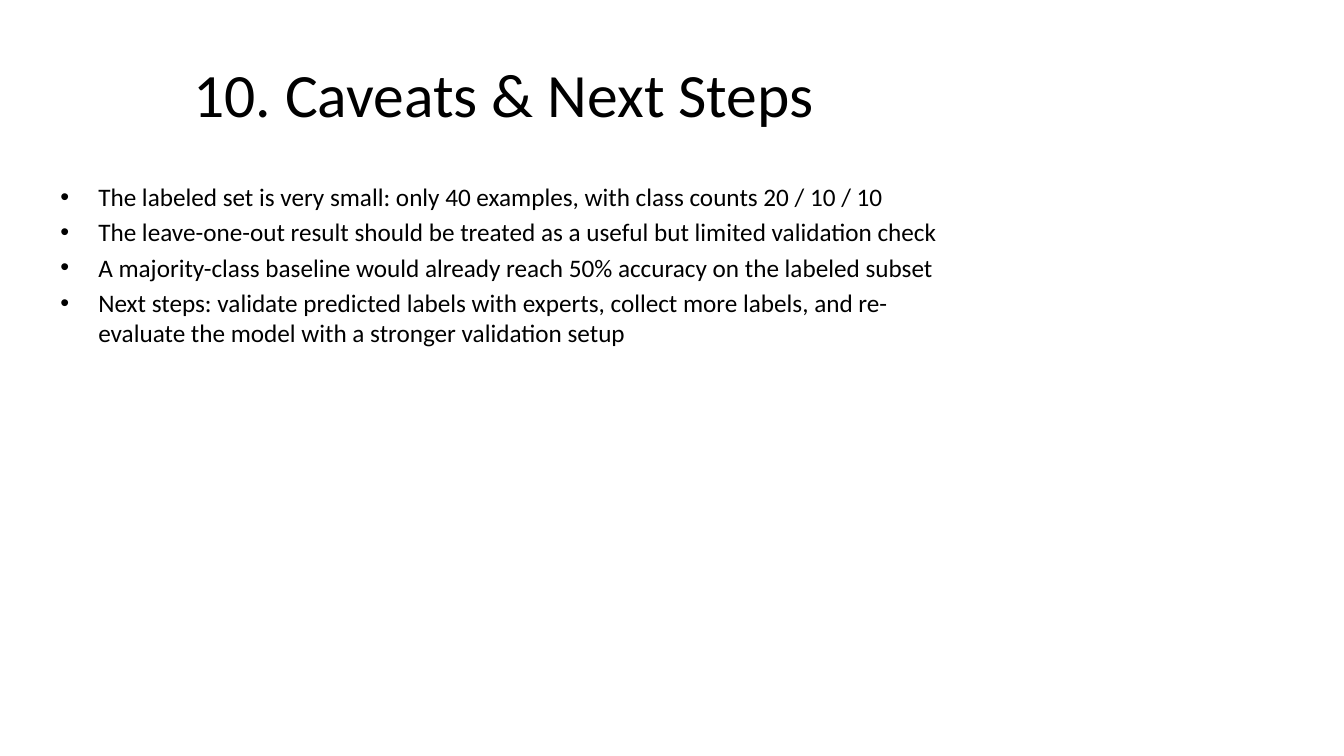
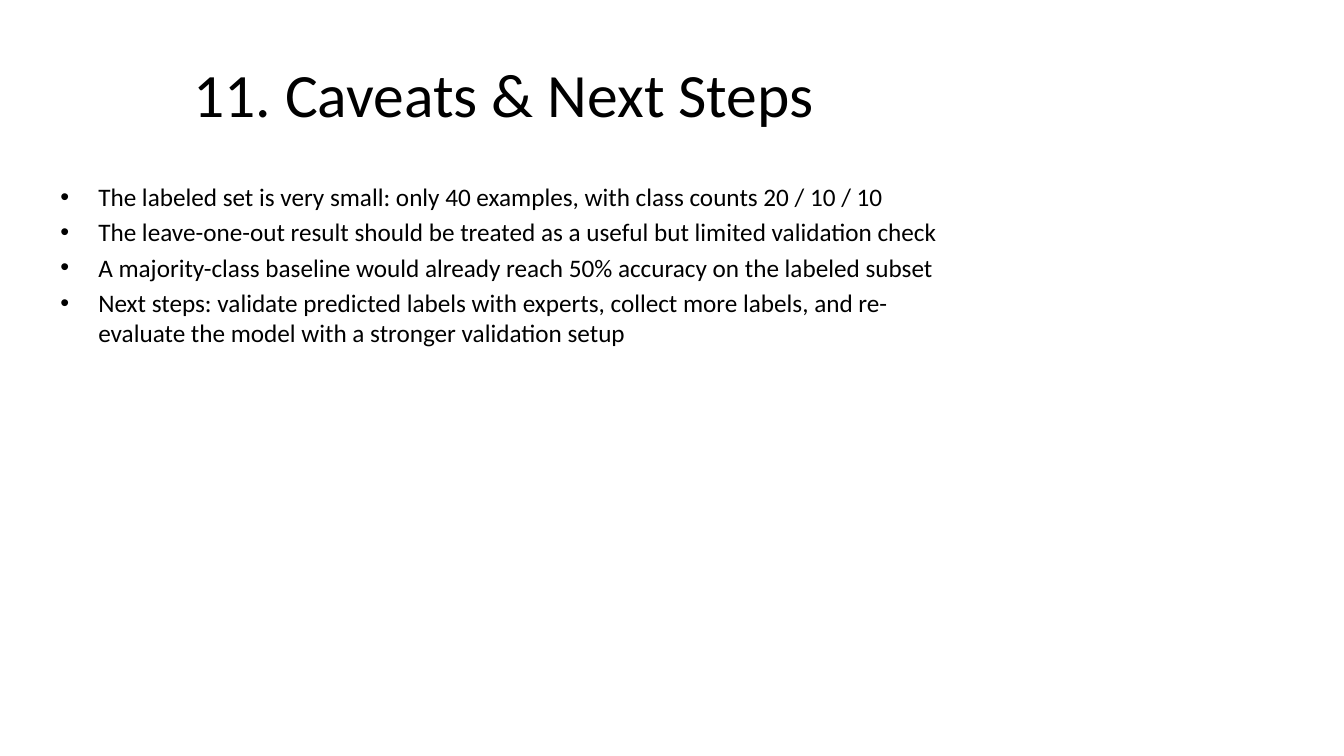
Before and after one commit to hadareal/sensor-failure-clustering, a slide deck: slide 12 of presentation/ML6_machine_failure_presentation_final.pptx (slide 11 before the commit). Drawn at 1344x756 pixels with LibreOffice and Linux fonts; fonts in the diff are those of the drawing. Boxes give left, top, right and bottom in pixels: in the first picture for what was removed or moved away, otherwise in the second. Text is boxed around its words. In the diff, an @@ line names an element or a change of style, - is before the commit and + after.

```diff
--- a/presentation/ML6_machine_failure_presentation_final.pptx
+++ b/presentation/ML6_machine_failure_presentation_final.pptx
@@ title at box(193, 77, 814, 127): text changed @@
-10. Caveats & Next Steps
+11. Caveats & Next Steps
```
Also in this commit, not shown: 10 other slides changed, 1 slide added, 4 other files.
